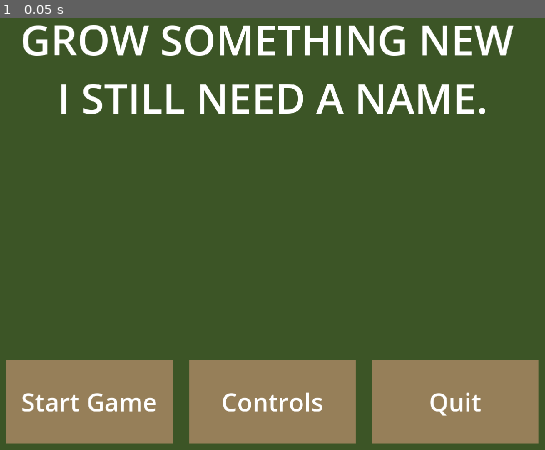
Above: before the commit, frame 1.
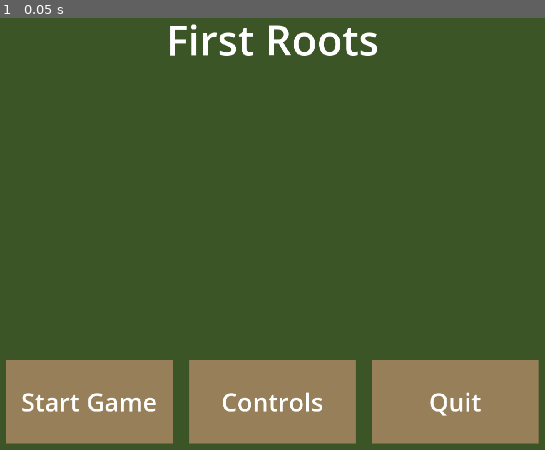
Above: after the commit, the same moment.

Repository: Robin-Bareham/GJ26-GrowSomethingNew
Game: Godot game, scene res://Scenes/grove.tscn
Same seed, same stepped clock (60 frames per second), same inputs: the game is played once before the commit and once after it. This scene is started directly instead of the project's main scene.
Inputs:
- Up to frame 1 (0.05 s): no input

The runs differ from the first frame. In frame 1, 5.0% of the frame differs, in the area x 4-95%, y 1-23%.

Commit message:
End of Day 5

Diff:
--- a/Scenes/controls.tscn
+++ b/Scenes/controls.tscn
@@ -1,7 +1,8 @@
-[gd_scene load_steps=3 format=3 uid="uid://dww0mwgtu4li8"]
+[gd_scene load_steps=4 format=3 uid="uid://dww0mwgtu4li8"]
 
 [ext_resource type="StyleBox" uid="uid://dtk484ihyqfbi" path="res://Assets/Styles/SBF_deselected.tres" id="1_8qavf"]
 [ext_resource type="Script" uid="uid://b7yfvbsykgvci" path="res://Scripts/menu.gd" id="1_e8c2f"]
+[ext_resource type="Texture2D" uid="uid://ba1tadjoa5yto" path="res://Assets/Cutscenes/Controls.png" id="2_ejwpf"]
 
 [node name="controls" type="CanvasLayer"]
 script = ExtResource("1_e8c2f")
@@ -12,9 +13,15 @@
 anchor_bottom = 1.0
 grow_horizontal = 2
 grow_vertical = 2
-color = Color(0.236784, 0.334107, 0.151257, 1)
+color = Color(0.235294, 0.333333, 0.152941, 1)
+
+[node name="TextureRect" type="TextureRect" parent="."]
+offset_right = 1920.0
+offset_bottom = 1080.0
+texture = ExtResource("2_ejwpf")
 
 [node name="Title2" type="Label" parent="."]
+visible = false
 anchors_preset = 10
 anchor_right = 1.0
 offset_left = 4.0
@@ -31,6 +38,7 @@
 vertical_alignment = 1
 
 [node name="Title" type="Label" parent="."]
+visible = false
 anchors_preset = 10
 anchor_right = 1.0
 offset_bottom = 137.0
--- a/Scenes/end.tscn
+++ b/Scenes/end.tscn
@@ -1,12 +1,19 @@
-[gd_scene load_steps=3 format=3 uid="uid://bwnhmpho68e5u"]
+[gd_scene load_steps=4 format=3 uid="uid://bwnhmpho68e5u"]
 
 [ext_resource type="StyleBox" uid="uid://dtk484ihyqfbi" path="res://Assets/Styles/SBF_deselected.tres" id="1_5j2cu"]
 [ext_resource type="Script" uid="uid://b7yfvbsykgvci" path="res://Scripts/menu.gd" id="1_xmt8n"]
+[ext_resource type="Texture2D" uid="uid://jwb6wmea5oqo" path="res://Assets/Cutscenes/EndPng.png" id="2_02kpm"]
 
 [node name="End" type="CanvasLayer"]
 script = ExtResource("1_xmt8n")
 
+[node name="TextureRect" type="TextureRect" parent="."]
+offset_right = 40.0
+offset_bottom = 40.0
+texture = ExtResource("2_02kpm")
+
 [node name="ColorRect" type="ColorRect" parent="."]
+visible = false
 anchors_preset = 15
 anchor_right = 1.0
 anchor_bottom = 1.0
@@ -17,10 +24,12 @@
 [node name="Title" type="Label" parent="."]
 anchors_preset = 10
 anchor_right = 1.0
+offset_left = 915.0
+offset_right = 1.0
 offset_bottom = 137.0
 grow_horizontal = 2
-theme_override_font_sizes/font_size = 100
-text = "Game end"
+theme_override_font_sizes/font_size = 80
+text = "Thank you for playing"
 horizontal_alignment = 1
 vertical_alignment = 1
 
--- a/Scenes/menu.tscn
+++ b/Scenes/menu.tscn
@@ -20,8 +20,7 @@
 offset_bottom = 23.0
 grow_horizontal = 2
 theme_override_font_sizes/font_size = 100
-text = "GROW SOMETHING NEW
-I STILL NEED A NAME."
+text = "First Roots"
 horizontal_alignment = 1
 vertical_alignment = 1
 
--- a/Scripts/all_dia.gd
+++ b/Scripts/all_dia.gd
@@ -21,15 +21,15 @@
 var scripted_dia = {
 	"D1Pile" : [["Elm",0,"Its a bit hard to see with this blindfold on.",">"],["Elm",0,"Though if I feel around I should be able to move the rubbish around to see whats underneath.","v"]],
 	"D2Pile" : [["Elm",0,"Huh, it's a bit easier to see? I wouldn't have thought anything's changed...","v"]],
-	"D3Pile" : [["Elm",0,"...",">"],["Elm",0,"Is it the flowers? Am I... seing through them?",">"],["Elm",0,"Weird.","v"]],
-	"D4Pile" : [["Elm",0,"It's surprisingly clear, though I don't feel up to this...",">"],["Elm",0,"I'll at least see what's under here.","v"]],
+	"D3Pile" : [["Elm",0,"I'd have thought my vision would be darker, I am still wearing the blindfold.",">"],["Elm",0,"Maybe it's the weird flowers? How I don't know but they're the only difference...",">"],["Elm",0,"Weird.","v"]],
+	"D4Pile" : [["Elm",0,"I can see most of the grove now, clearer than ever...",">"],["Elm",0,"I... I don't think I'll find anything but, one more search can't hurt.","v"]],
 	"D1End" : [["Elm",0,"It's too dark to see anymore... but, I don't think there was anything important.",">"],["Elm",0,"For good and bad.",">"],["Elm",4,"...",">","D1End02"],["Elm",0,"I feel exhaused.",">"],
 	["Elm",4,"I might just lie here for a bit... and carry on later...",">","D1End03"],["",0,"",">"],["",4,"","v","D1End04"]],
 	"D2End" : [["Elm",0,"An empty search, though this caught my eye on the way back.",">"],["Elm",0,"I swear this wasn't there yesterday... is this... the hell?",">"],
 	["Elm",4,"...",">","D2End02"],["",5,"",">","SFX_Crumple"],["Elm",4,"I wish I could've searched more.",">","D2End03"],["Elm",0,"Damn new pains, maybe some rest will help...",">"],["",0,"",">"],["",4,"","v","D2End04"]],
 	"D3End" : [["Elm",0,"These buds are everywhere! How could so many of them appeared?",">"],["Elm",0,"I was able to pull one out of the ash, there was barely any resistance.",">"],["Elm",4,"I wonder...",">","D3End02"],["",4,"",">","D3End03"],["",4,"",">","D3End04"],
 	["",4,"",">","D3End05"],["",4,"",">","D3End06"],["Elm",4,"No use, it's like glue...",">","D3End07"],["Elm",4,"...",">","D3End08"],["Elm",0,"Who knows, it could be a good thing, from what I can tell it's helping me see?",">"],["",0,"",">"],["Elm",4,"Who knows...","v","D3End09"]],
-	"D4End" : [["Elm",0,"",">"],["",4,"",">","D4End02"],["",4,"",">","D4End03"],["Elm",0,"I'm done.",">"],["Elm",0,"I doubt there's anything left here.",">"],
+	"D4End" : [["Elm",0,"",">"],["",4,"",">","D4End02"],["",4,"",">","D4End03"],["Elm",0,"Alright. I'm done.",">"],["Elm",0,"I doubt there's anything left here.",">"],
 	["Elm",4,"It does help that I can see better now.",">","D4End04"],["Elm",4,"I can only hope there were some survivors.",">","D4End05"],
 	["Elm",0,"Maybe I'll find them someday...",">"],["",4,"",">","D4End06"],["Elm",0,"Is this going to be perminant?",">"],["Elm",0,"Although most of the aches and pains are gone, things just don't...",">"],["Elm",0,"They just don't feel that same...",">"],
 	["Elm",4,"I would blame these pettles if I knew what they were.",">","D4End07"],["Elm",0,"I guess I could-",">"],["",4,"Elm?",">","D4End08"],["Lavender",4,"What happened to you?","v","D4End09"]],
@@ -40,7 +40,7 @@
 	"D1Lake2" : [["Elm",2,"Ah, that's a bit easier to look through. The water's glare doesn't hurt as much.","v","N/A","LAKE"]],
 	"D2Lake" : [["Elm",0,"It's... grown? Are those vines?",">"],["Elm",0,"They feel like vines...",">"],["Elm",2,"Now it's staring at me through the reflection...","v","N/A","LAKE"]],
 	"D3Lake" : [["Elm",0,"Are these horns? Ow-",">"],["Elm",0,"They're thorny like those roots.",">"],["Elm",2,"Urgh- I'm just going to stop, this is giving me a headache.","v","N/A","LAKE"]],
-	"D4Lake" : [["Elm",0,"...",">"],["Elm",2,"Can this please be a bad dream...","v","N/A","LAKE"]],
+	"D4Lake" : [["Elm",2,"...","v","N/A","LAKE"]],
 	"LakeSil" : [["Elm",0,"","v"]]
 }
 
--- a/Scripts/constant_ui.gd
+++ b/Scripts/constant_ui.gd
@@ -73,7 +73,7 @@
 			current_list = d2_pilePOS
 			current_pileOpts = d2_pileOpts
 		3:
-			timer_end = GlobalScript.max_time / 0.8
+			timer_end = GlobalScript.max_time
 			GlobalScript.current_energy = GlobalScript.max_energy/2
 			current_list = d3_pilePOS
 			current_pileOpts = d3_pileOpts
--- a/Scripts/global_script.gd
+++ b/Scripts/global_script.gd
@@ -68,6 +68,14 @@
 	"D4End" : false
 }
 
+var found_goals = {
+	"G_Ash" : false,
+	"G_Bark" : false,
+	"G_Closed" : false,
+	"G_Cloth" : false,
+	"G_Crown" : false,
+}
+
 func change_scene():
 	if(transition_scene):
 		var temp_path = "res://Scenes/" + next_scene + ".tscn"
@@ -89,7 +97,7 @@
 	items["Blindfold"] = false
 
 	current_energy = 100
-	day = 5
+	day = 1
 	day_over = false
 	start_timer = false
 	timer_active = false
--- a/Scripts/minigame_rubbish.gd
+++ b/Scripts/minigame_rubbish.gd
@@ -11,7 +11,7 @@
 var v_offset = Vector2(0,0)
 
 func _process(delta):
-	if(v_dragging):
+	if(v_dragging && !AllDia.dia_open):
 		position = get_global_mouse_position() - v_offset
 
 func getCS2D():
--- a/Scripts/player.gd
+++ b/Scripts/player.gd
@@ -95,7 +95,7 @@
 		animation_name += "b"
 		previous_end = "b"
 	else:
-		animation_name += "f"
+		animation_name += previous_end
 	animation_sprite.play(animation_name)
 
 func changeCameraLimits(p_left:int,p_right: int, p_bottom: int, p_top: int):
--- a/project.godot
+++ b/project.godot
@@ -13,7 +13,7 @@
 config/name="GrowSmthNew"
 run/main_scene="uid://dt1jd6r8s7g8a"
 config/features=PackedStringArray("4.4", "Forward Plus")
-config/icon="res://Prefabs/InteractingObjects/icon.svg"
+config/icon="uid://bcbj3tht3fbg5"
 
 [autoload]
 
@@ -40,26 +40,31 @@
 interact={
 "deadzone": 0.2,
 "events": [Object(InputEventKey,"resource_local_to_scene":false,"resource_name":"","device":0,"window_id":0,"alt_presse …(189 unchanged characters)…
+, Object(InputEventKey,"resource_local_to_scene":false,"resource_name":"","device":-1,"window_id":0,"alt_pressed":false,"shift_pressed":false,"ctrl_pressed":false,"meta_pressed":false,"pressed":false,"keycode":0,"physical_keycode":90,"key_label":0,"unicode":122,"location":0,"echo":false,"script":null)
 ]
 }
 walk_right={
 "deadzone": 0.2,
 "events": [Object(InputEventKey,"resource_local_to_scene":false,"resource_name":"","device":-1,"window_id":0,"alt_press …(192 unchanged characters)…
+, Object(InputEventKey,"resource_local_to_scene":false,"resource_name":"","device":-1,"window_id":0,"alt_pressed":false,"shift_pressed":false,"ctrl_pressed":false,"meta_pressed":false,"pressed":false,"keycode":0,"physical_keycode":4194321,"key_label":0,"unicode":0,"location":0,"echo":false,"script":null)
 ]
 }
 walk_left={
 "deadzone": 0.2,
 "events": [Object(InputEventKey,"resource_local_to_scene":false,"resource_name":"","device":-1,"window_id":0,"alt_press …(191 unchanged characters)…
+, Object(InputEventKey,"resource_local_to_scene":false,"resource_name":"","device":-1,"window_id":0,"alt_pressed":false,"shift_pressed":false,"ctrl_pressed":false,"meta_pressed":false,"pressed":false,"keycode":0,"physical_keycode":4194319,"key_label":0,"unicode":0,"location":0,"echo":false,"script":null)
 ]
 }
 walk_up={
 "deadzone": 0.2,
 "events": [Object(InputEventKey,"resource_local_to_scene":false,"resource_name":"","device":-1,"window_id":0,"alt_press …(192 unchanged characters)…
+, Object(InputEventKey,"resource_local_to_scene":false,"resource_name":"","device":-1,"window_id":0,"alt_pressed":false,"shift_pressed":false,"ctrl_pressed":false,"meta_pressed":false,"pressed":false,"keycode":0,"physical_keycode":4194320,"key_label":0,"unicode":0,"location":0,"echo":false,"script":null)
 ]
 }
 walk_down={
 "deadzone": 0.2,
 "events": [Object(InputEventKey,"resource_local_to_scene":false,"resource_name":"","device":-1,"window_id":0,"alt_press …(192 unchanged characters)…
+, Object(InputEventKey,"resource_local_to_scene":false,"resource_name":"","device":-1,"window_id":0,"alt_pressed":false,"shift_pressed":false,"ctrl_pressed":false,"meta_pressed":false,"pressed":false,"keycode":0,"physical_keycode":4194322,"key_label":0,"unicode":0,"location":0,"echo":false,"script":null)
 ]
 }
 test={
@@ -75,6 +80,8 @@
 pause={
 "deadzone": 0.2,
 "events": [Object(InputEventKey,"resource_local_to_scene":false,"resource_name":"","device":-1,"window_id":0,"alt_press …(192 unchanged characters)…
+, Object(InputEventKey,"resource_local_to_scene":false,"resource_name":"","device":-1,"window_id":0,"alt_pressed":false,"shift_pressed":false,"ctrl_pressed":false,"meta_pressed":false,"pressed":false,"keycode":0,"physical_keycode":4194305,"key_label":0,"unicode":0,"location":0,"echo":false,"script":null)
+, Object(InputEventKey,"resource_local_to_scene":false,"resource_name":"","device":-1,"window_id":0,"alt_pressed":false,"shift_pressed":false,"ctrl_pressed":false,"meta_pressed":false,"pressed":false,"keycode":0,"physical_keycode":67,"key_label":0,"unicode":99,"location":0,"echo":false,"script":null)
 ]
 }
 
Binary file added: Assets/Cutscenes/Controls.png
Not shown, added: Assets/Cutscenes/Controls.png.import
Binary file added: Assets/Cutscenes/EndPng.png
Not shown, added: Assets/Cutscenes/EndPng.png.import
Binary file added: Assets/ICON.png
Not shown, added: Assets/ICON.png.import
